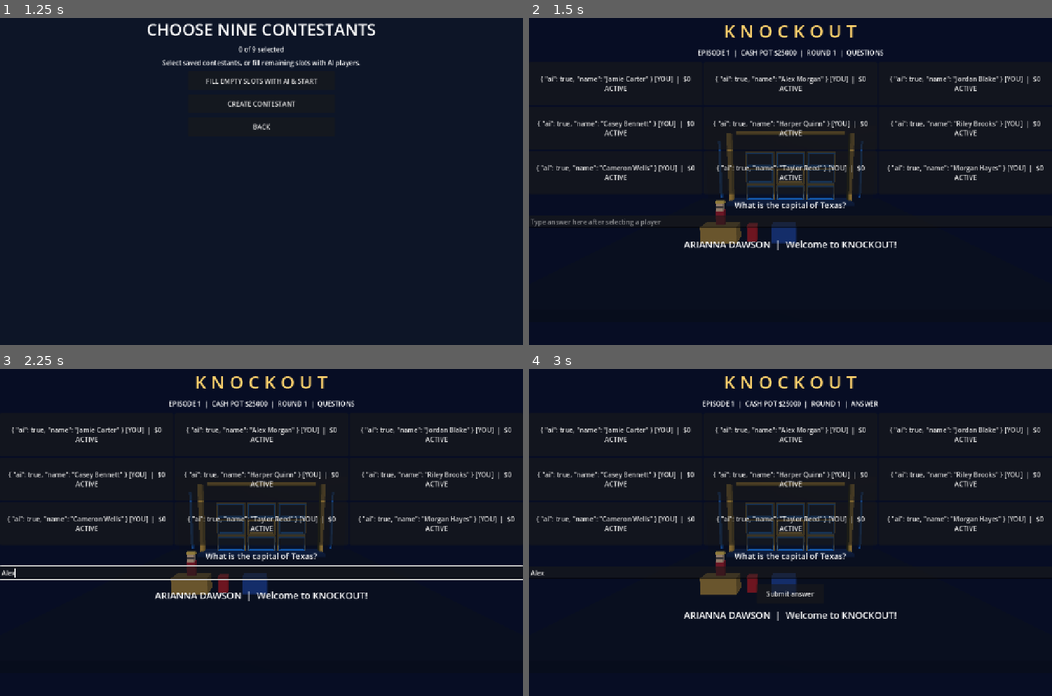
Above: before the commit, frames 1-4 (two rows, left to right).
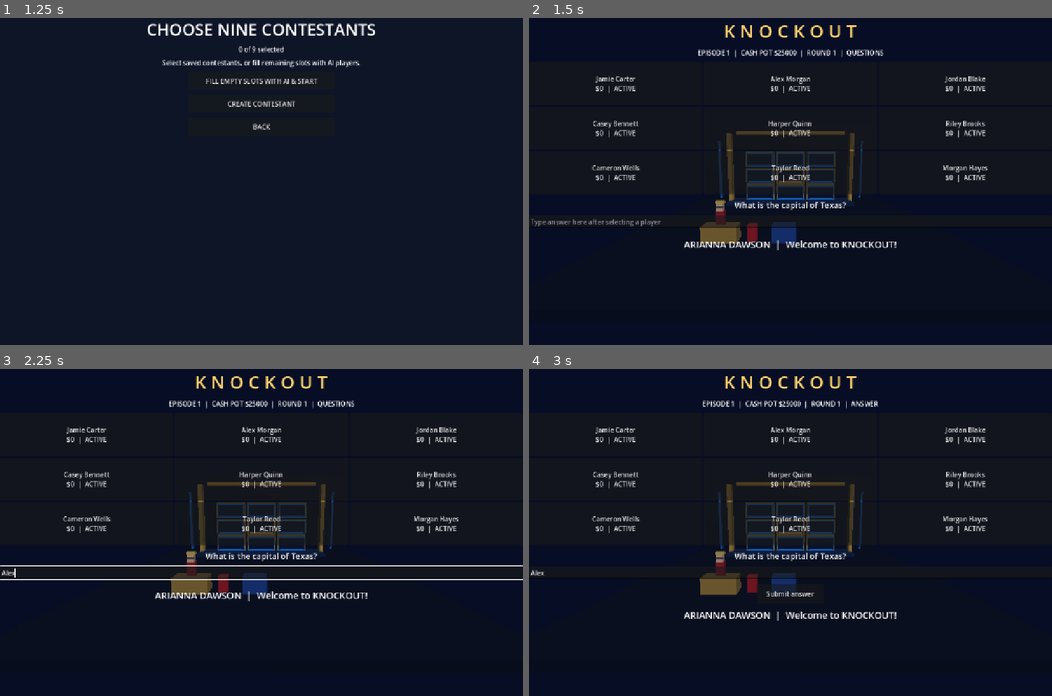
Above: after the commit, the same moments.

Repository: Becksploder2/Knockout
Game: Godot game, scene res://scenes/launcher.tscn
Same seed, same stepped clock (60 frames per second), same inputs: the game is played once before the commit and once after it.
Inputs (mouse positions are in pixels of both pictures, inside the frame that each line leads up to):
- Up to frame 1 (1.25 s): click "PLAY KNOCKOUT" at 0.5 s
- Up to frame 2 (1.5 s): click "FILL EMPTY SLOTS WITH AI & ST…" at 1.25 s
- Up to frame 3 (2.25 s): click (261, 571) at 2.02 s; type "Alex" at 2.1 s
- Up to frame 4 (3 s): click (617, 434) at 2.75 s, where only the run before the commit has a clickable "{ 'ai': true, 'name': 'Jamie …"

Frame 1 is identical in both runs. In frame 2, 3.3% of the frame differs, in the area x 1-99%, y 17-51%; in frame 3, 3.3%; in frame 4, 3.3%.

Commit message:
Display actual contestant names on nine squares and read explicit AI flags

Diff:
--- a/Main.gd
+++ b/Main.gd
@@ -141,8 +141,12 @@
 		var lineup: Variant = JSON.parse_string(lineup_file.get_as_text())
 		if lineup is Array:
 			for i in range(min(9, lineup.size())):
-				players[i]["name"] = str(lineup[i])
-				players[i]["ai"] = str(lineup[i]).begins_with("AI Contestant")
+				if lineup[i] is Dictionary:
+					players[i]["name"] = str(lineup[i].get("name", "Contestant"))
+					players[i]["ai"] = bool(lineup[i].get("ai", true))
+				else:
+					players[i]["name"] = str(lineup[i])
+					players[i]["ai"] = str(lineup[i]).begins_with("AI Contestant")
 	if episode > 1:
 		players[4]["name"] = "Returning Champion"
 	pot = carry
@@ -263,7 +267,7 @@
 		if spotlight_index == i or spotlight_index_b == i:
 			state = "SPOTLIGHT!"
 			b.add_theme_color_override("font_color", Color("#ffed8c"))
-		b.text = "%s%s  |  $%d\n%s" % [p["name"], " [AI]" if p["ai"] else " [YOU]", p["bank"], state]
+		b.text = "%s\n$%d  |  %s" % [p["name"], p["bank"], state]
 		b.disabled = not p["alive"] or (phase == "questions" and p["locked"])
 		b.pressed.connect(select_player.bind(i))
 		grid.add_child(b)
